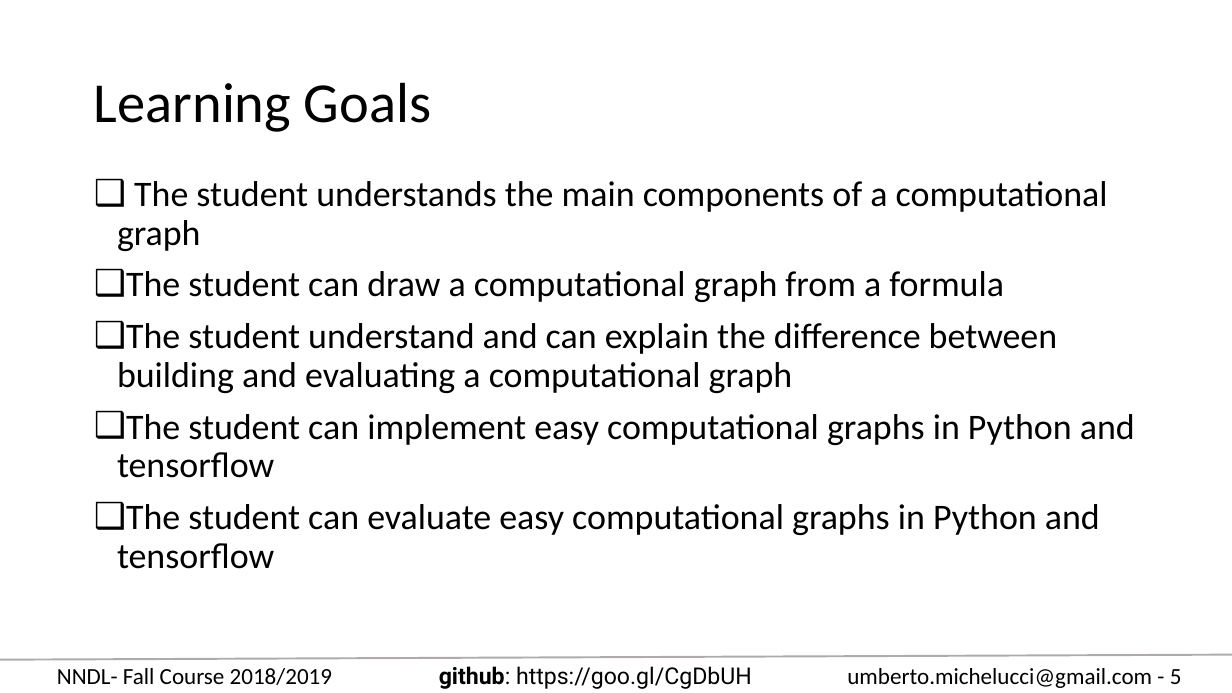
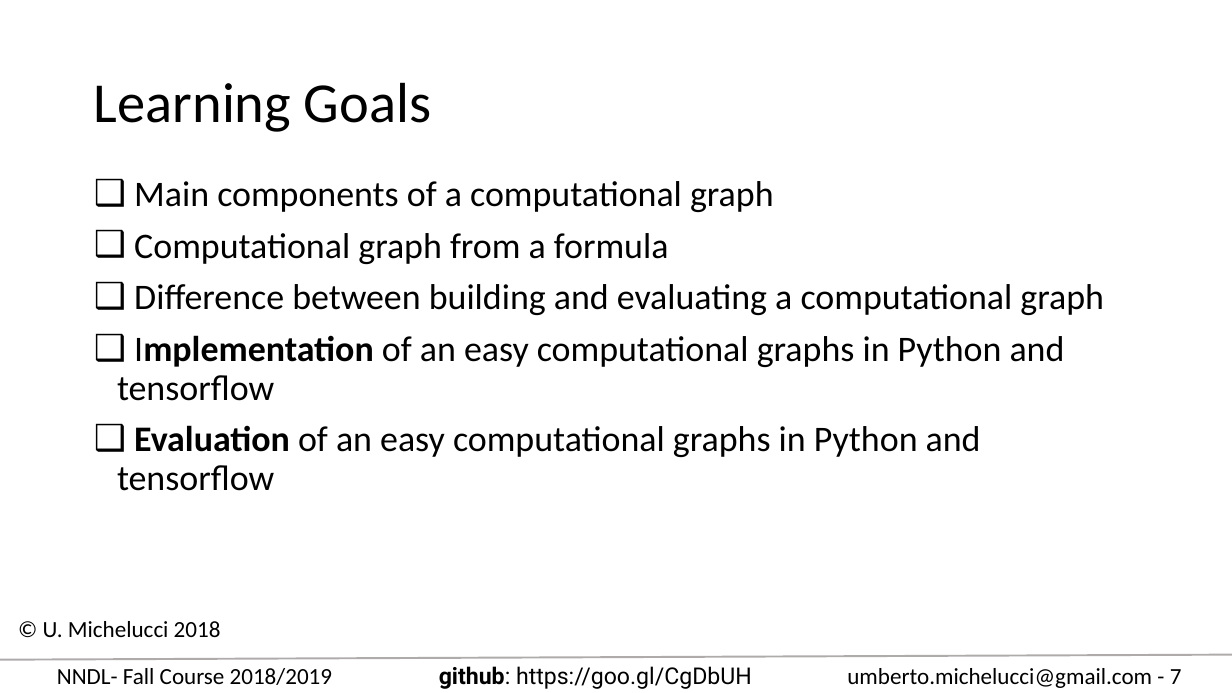
Before and after one commit to toelt-llc/COURSE-zhaw-dlcourse-spring2019, a slide deck: slide 7 of Learning_goals_overview.pptx (slide 5 before the commit). Drawn at 1232x693 pixels with LibreOffice and Linux fonts; fonts in the diff are those of the drawing. Boxes give left, top, right and bottom in pixels: in the first picture for what was removed or moved away, otherwise in the second. Text is boxed around its words. In the diff, an @@ line names an element or a change of style, - is before the commit and + after.

Commit message:
Completed the learning goals for the course.

```diff
--- a/Learning_goals_overview.pptx
+++ b/Learning_goals_overview.pptx
@@ text at [117, 181, 1104, 491]: text changed @@
-❑ The student understands the main components of a computational graph
-❑ The student can draw a computational graph from a formula
-❑ The student understand and can explain the difference between building and evaluating a computational graph
-❑ The student can implement easy computational graphs in Python and tensorflow
-❑ The student can evaluate easy computational graphs in Python and tensorflow
+❑ Main components of a computational graph
+❑ Computational graph from a formula
+❑ Difference between building and evaluating a computational graph
+❑ Implementation of an easy computational graphs in Python and tensorflow
+❑ Evaluation of an easy computational graphs in Python and tensorflow
@@ text added at [43, 621, 221, 637], 18 pt, text #000000 @@
+© U. Michelucci 2018
@@ text at [847, 668, 1182, 688]: text changed @@
-umberto.michelucci@gmail.com - 5
+umberto.michelucci@gmail.com - 7
```
Also in this commit, not shown: 7 other slides changed, 11 slides added, 11 slides removed.
